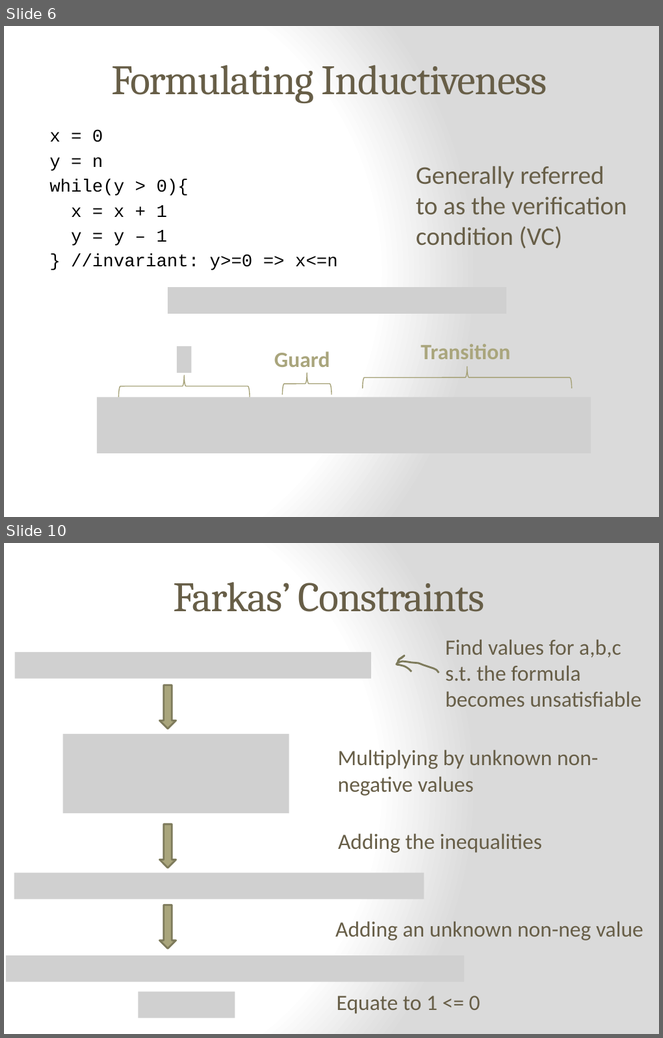
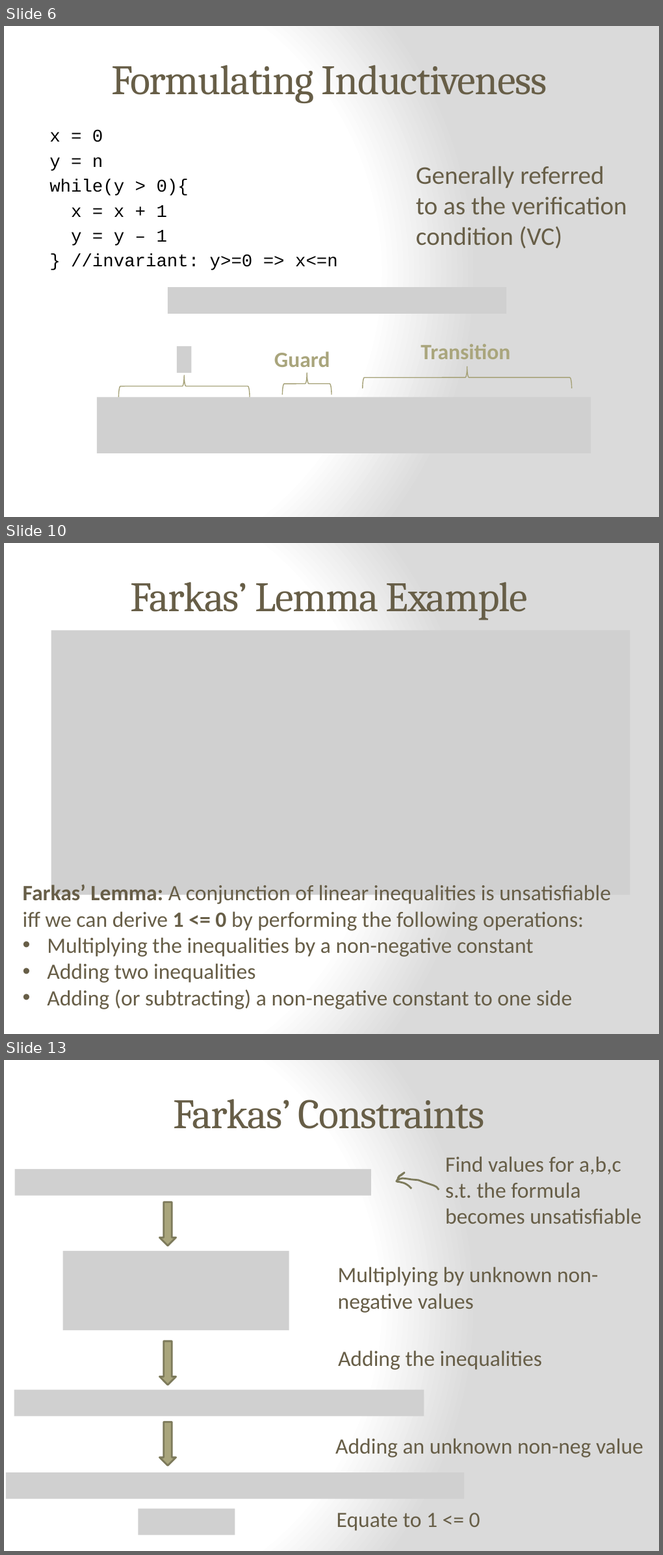
Before and after one commit to epfl-lara/leon, a slide deck: slides/Invariant&BoundInference.pptx. Shown one above the other, each under a label of ours: slides 6 and 10 before the commit, slides 6, 10 and 13 after it; the slides between them are not shown. The pictures are 663x1038 and 663x1555 pixels, drawn with LibreOffice and Linux fonts; fonts in the diff are those of the drawing; grey boxes stand for pictures. Boxes give left, top, right and bottom in pixels: in the first picture for what was removed or moved away, otherwise in the second. Text is boxed around its words. In the diff, an @@ line names an element or a change of style, - is before the commit and + after.

```diff
--- a/slides/Invariant&BoundInference.pptx
+++ b/slides/Invariant&BoundInference.pptx
@@ slide 10 added at box(4, 543, 659, 1034), background gradient #FFFFFF to #DADADA @@
@@ title added at box(130, 582, 528, 620), 46 pt, text #675E47 @@
+Farkas’ Lemma Example
@@ picture added at box(51, 630, 631, 895) @@
@@ text added at box(23, 884, 611, 1010), 24 pt, text #675E47 @@
+Farkas’ Lemma: A conjunction of linear inequalities is unsatisfiable
+iff we can derive 1 <= 0 by performing the following operations:
+• Multiplying the inequalities by a non-negative constant
+• Adding two inequalities
+• Adding (or subtracting) a non-negative constant to one side
@@ what was slide 10 is now slide 13 @@
```
Also in this commit, not shown: 1 slide changed, 2 other slides added.
